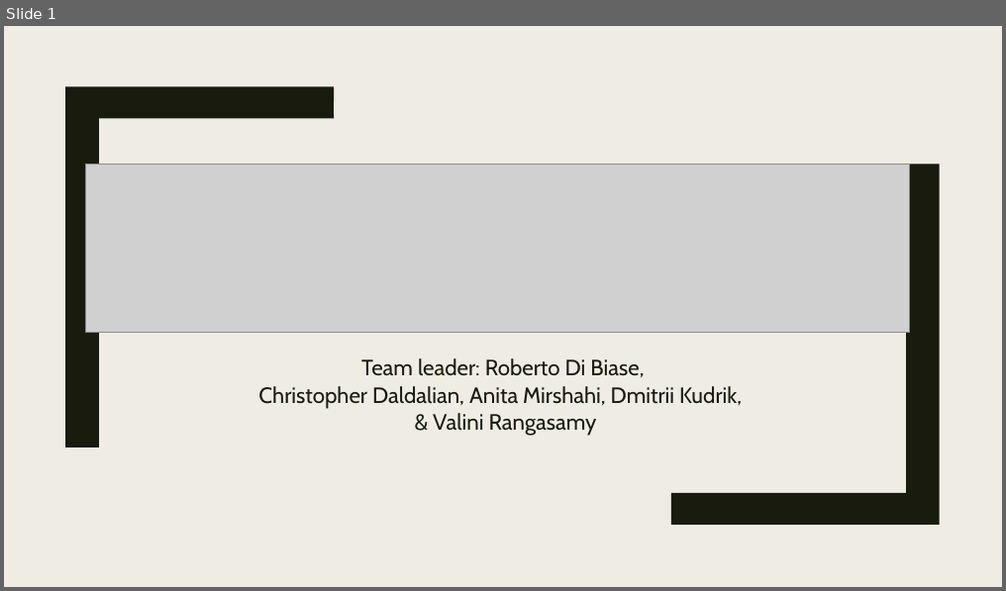
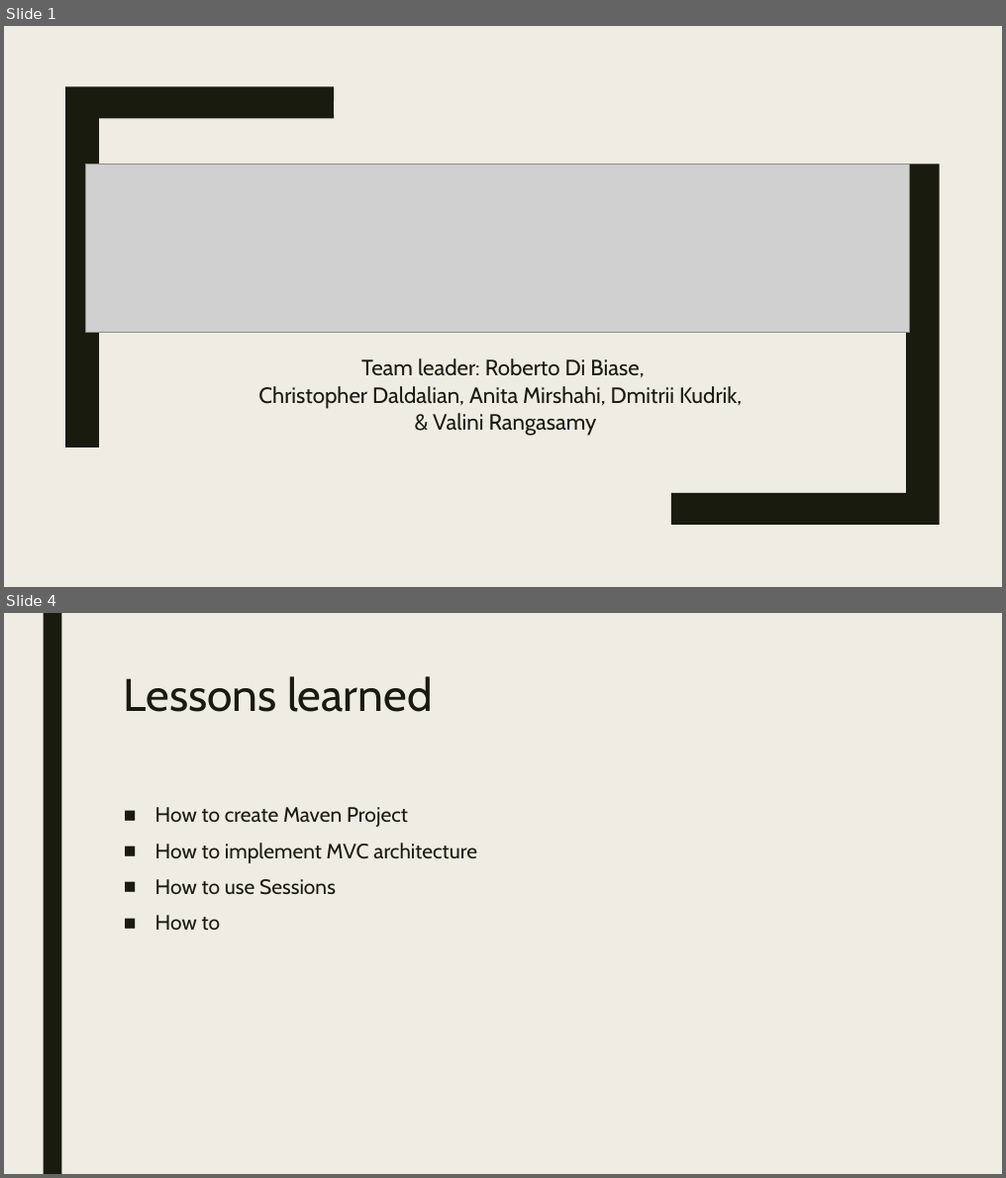
Before and after one commit to Valini/OfficeGit, a slide deck: The OfficePPT.pptx. Shown one above the other, each under a label of ours: slide 1 before the commit, slides 1 and 4 after it; the slides between them are not shown. The pictures are 1006x591 and 1006x1178 pixels, drawn with LibreOffice and Linux fonts; fonts in the diff are those of the drawing; grey boxes stand for pictures. Boxes give left, top, right and bottom in pixels: in the first picture for what was removed or moved away, otherwise in the second. Text is boxed around its words. In the diff, an @@ line names an element or a change of style, - is before the commit and + after.

```diff
--- a/The OfficePPT.pptx
+++ b/The OfficePPT.pptx
@@ slide 4 added at <box>4,613,1002,1174</box>, background #EFEDE3 @@
@@ rectangle added at <box>43,613,61,1174</box>, fill #191B0E @@
@@ title added at <box>124,676,432,712</box>, 44 pt, text #191B0E @@
+Lessons learned
@@ text added at <box>155,807,477,931</box>, 20 pt, text #191B0E @@
+■ How to create Maven Project
+■ How to implement MVC architecture
+■ How to use Sessions
+■ How to
```
Also in this commit, not shown: 2 slides changed, 1 slide removed.
